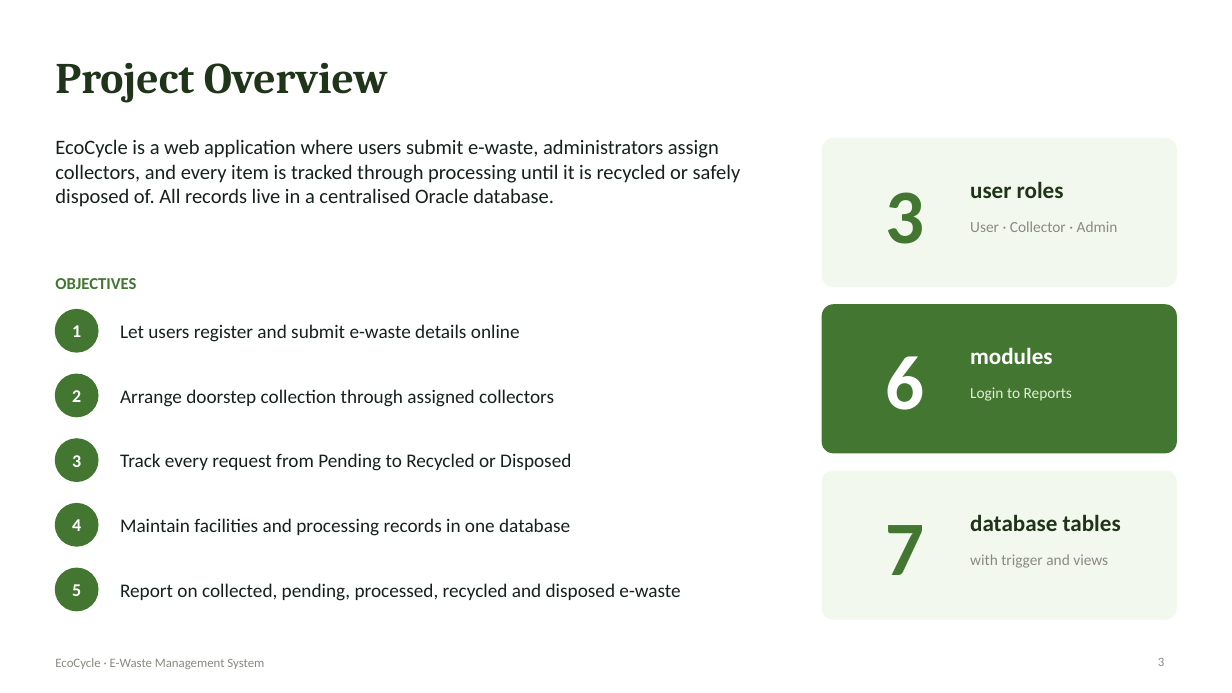
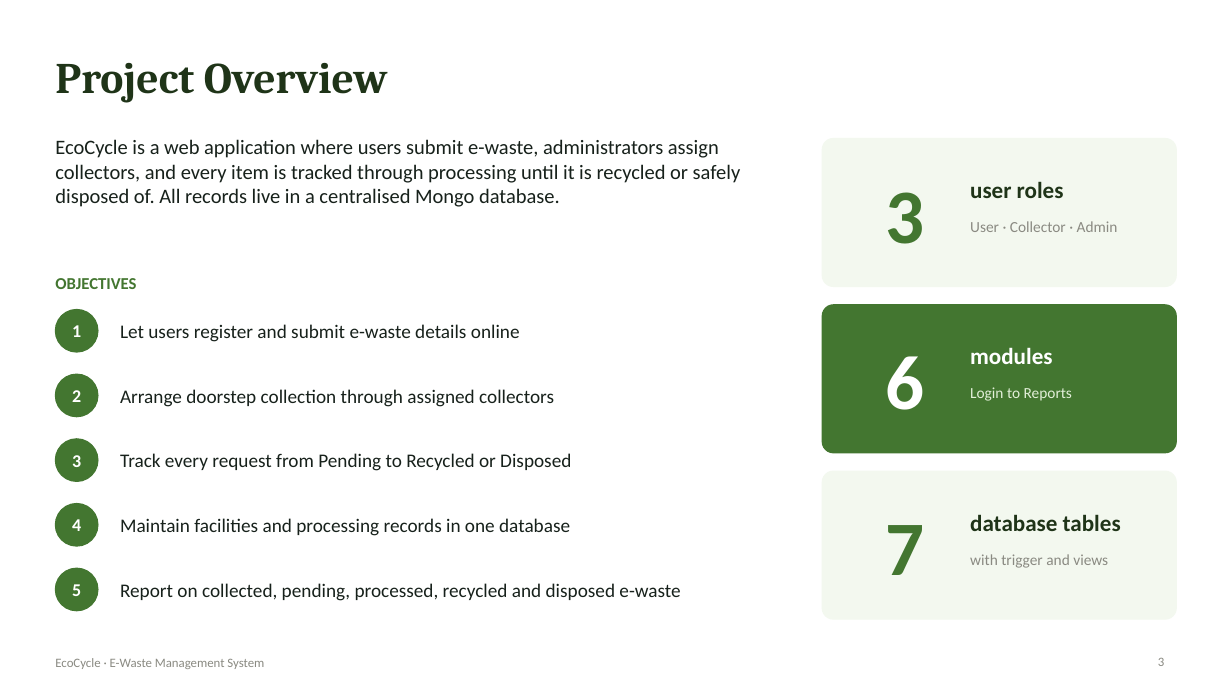
Before and after one commit to Prajj11/E-Waste-Management, a slide deck: slide 3 of EcoCycle_E-Waste_Management_Presentation.pptx. Drawn at 1232x693 pixels with LibreOffice and Linux fonts; fonts in the diff are those of the drawing. Boxes give left, top, right and bottom in pixels: in the first picture for what was removed or moved away, otherwise in the second. Text is boxed around its words. In the diff, an @@ line names an element or a change of style, - is before the commit and + after.

Commit message:
feat: add frontend api client and update project launch scripts

```diff
--- a/EcoCycle_E-Waste_Management_Presentation.pptx
+++ b/EcoCycle_E-Waste_Management_Presentation.pptx
@@ text at (55,139,741,207): text changed @@
-EcoCycle is a web application where users submit e-waste, administrators assign collectors, and every item is tracked through processing until it is recycled or safely disposed of. All records live in a centralised Oracle database.
+EcoCycle is a web application where users submit e-waste, administrators assign collectors, and every item is tracked through processing until it is recycled or safely disposed of. All records live in a centralised Mongo database.
```
Also in this commit, not shown: 3 other files.
